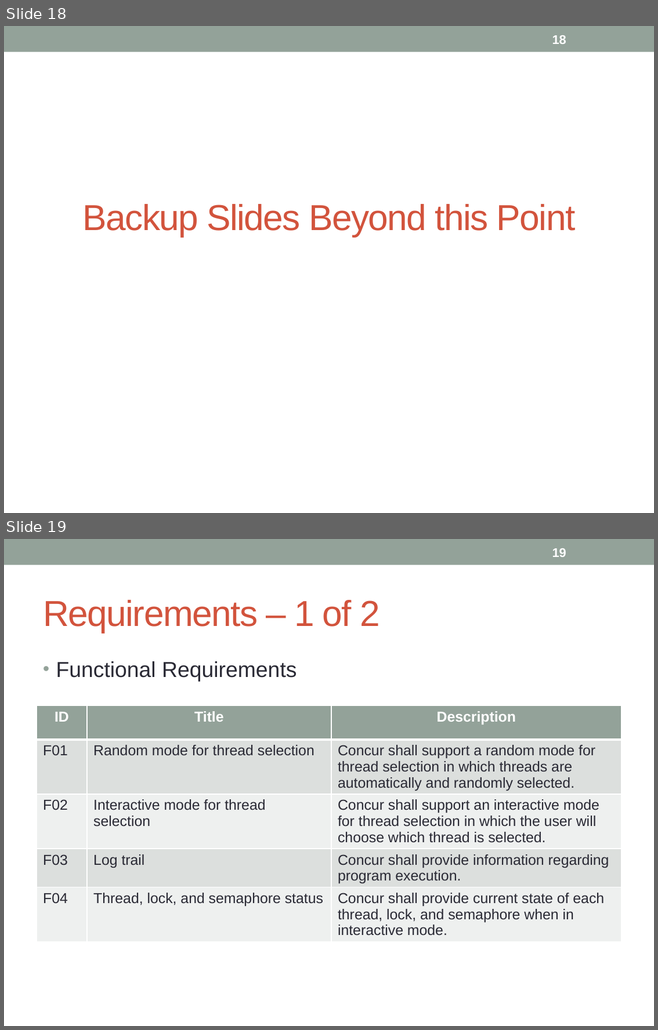
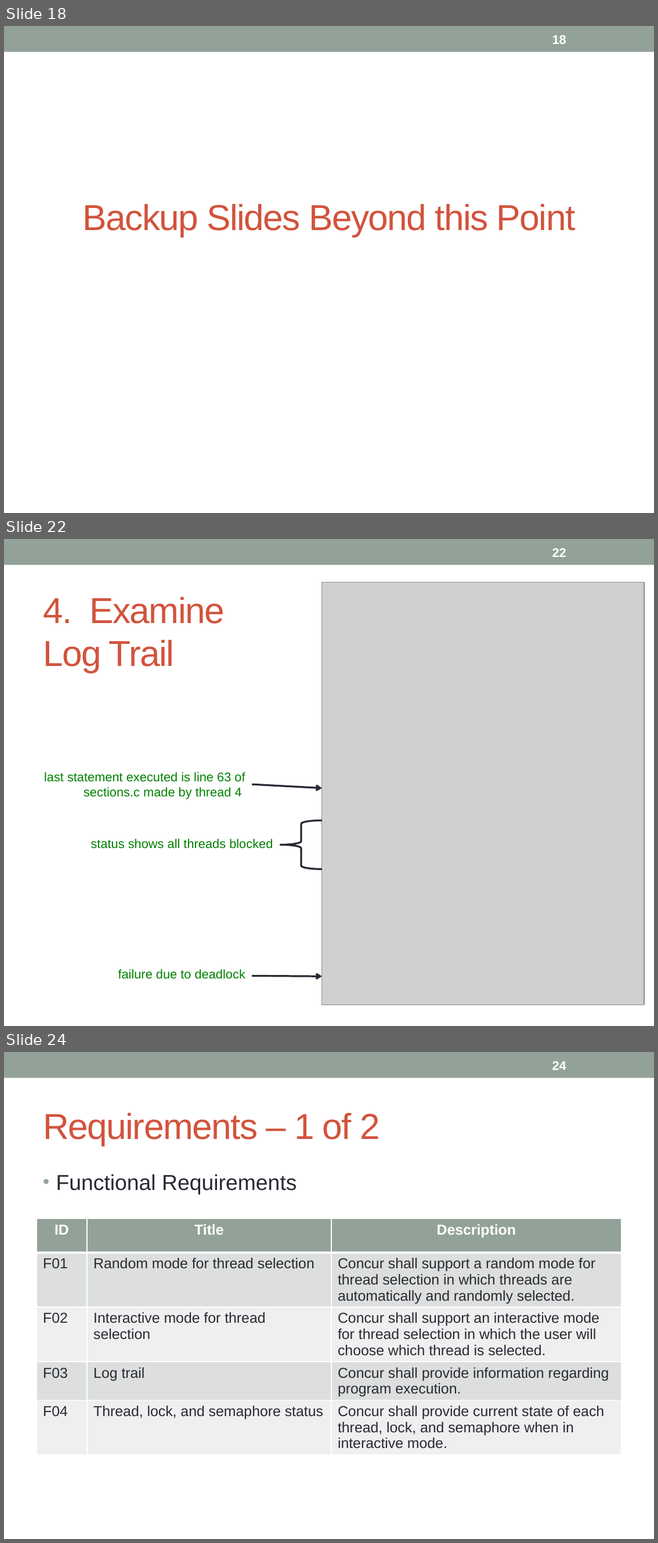
Before and after one commit to concurTestFramework/concurTestFramework, a slide deck: Documents/Concur_Presentation.pptx. Shown one above the other, each under a label of ours: slides 18 and 19 before the commit, slides 18, 22 and 24 after it; the slides between them are not shown. The pictures are 658x1030 and 658x1543 pixels, drawn with LibreOffice and Linux fonts; fonts in the diff are those of the drawing; grey boxes stand for pictures. Boxes give left, top, right and bottom in pixels: in the first picture for what was removed or moved away, otherwise in the second. Text is boxed around its words. In the diff, an @@ line names an element or a change of style, - is before the commit and + after.

```diff
--- a/Documents/Concur_Presentation.pptx
+++ b/Documents/Concur_Presentation.pptx
@@ slide 22 added at [4,539,654,1026], background #FFFFFF; not listed: 1 template element that a slide beside it also shows @@
@@ page number added at [552,548,566,557], 14 pt, text #FFFFFF, bold @@
+22
@@ picture added at [322,582,644,1005] @@
@@ title added at [43,597,224,673], 40 pt, text #D2533C @@
+4. Examine
+Log Trail
@@ text added at [44,772,245,799], 14 pt, text #008000 @@
+last statement executed is line 63 of sections.c made by thread 4
@@ arrow added from (252, 784) to (322, 788), #292934 2.08 pt @@
@@ left brace added at [280,820,322,869], outline #292934 2.08 pt @@
@@ text added at [91,839,273,849], 14 pt, text #008000 @@
+status shows all threads blocked
@@ text added at [118,969,245,979], 14 pt, text #008000 @@
+failure due to deadlock
@@ arrow added from (252, 976) to (322, 976), #292934 2.08 pt @@
@@ what was slide 19 is now slide 24 @@
@@ page number at [552,1061,566,1070]: text changed @@
-19
+24
```
Also in this commit, not shown: 1 slide changed, 4 other slides added, 2 other files.
